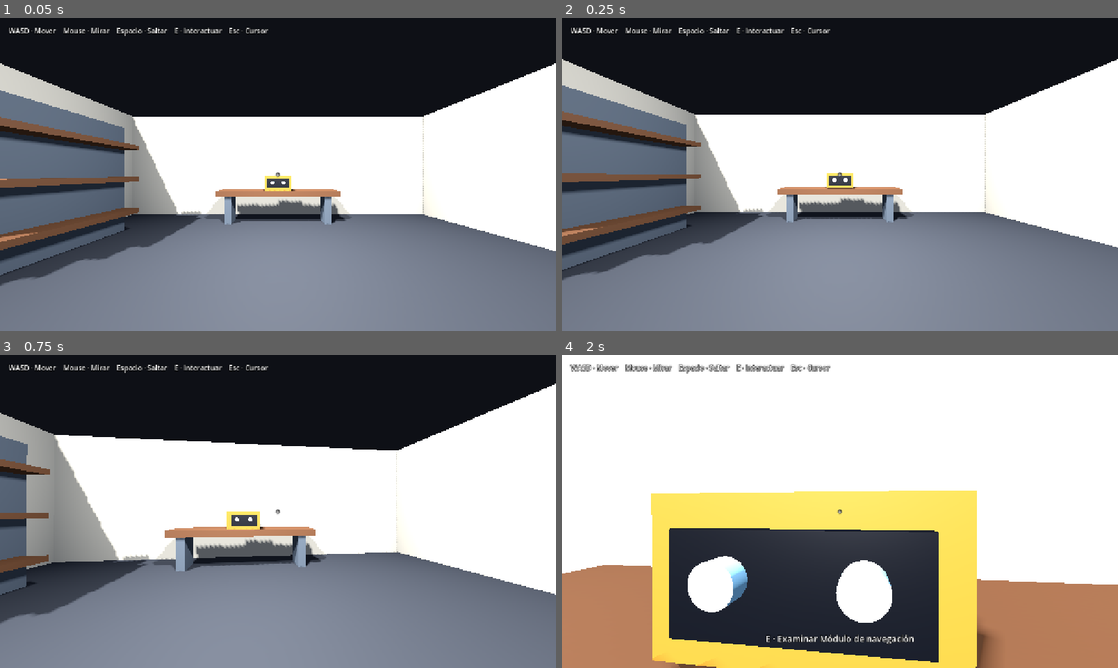
Above: before the commit, frames 1-4 (two rows, left to right).
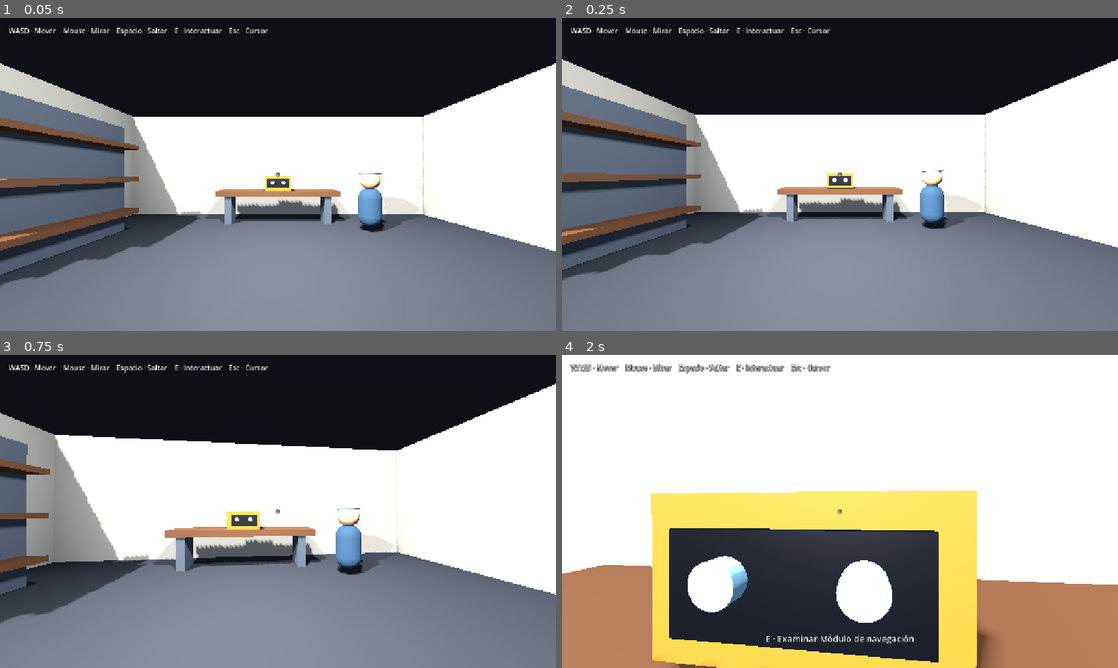
Above: after the commit, the same moments.

Repository: IDozy/starlightlegacy
Game: Godot game, scene res://scenes/main/main.tscn
Same seed, same stepped clock (60 frames per second), same inputs: the game is played once before the commit and once after it.
Inputs (mouse positions are in pixels of both pictures, inside the frame that each line leads up to):
- Up to frame 1 (0.05 s): no input
- Up to frame 2 (0.25 s): no input
- Up to frame 3 (0.75 s): tap Enter at 0.5 s; move the mouse to (305, 511) at 0.52 s; hold W from 0.53 s (still down); tap E at 0.6 s; click (305, 511) at 0.67 s
- Up to frame 4 (2 s): keep holding W; tap Space at 0.77, 1.52 s; move the mouse to (812, 511) at 1.27 s; tap Enter at 1.35 s

The runs differ from the first frame. In frame 1, 1.0% of the frame differs, in the area x 64-77%, y 49-69%; in frame 2, 1.0%; in frame 3, 1.2%, in the area x 60-72%, y 48-71%; in frame 4, nothing differs.

Commit message:
feat: place grandfather npc in workshop

Diff:
--- a/levels/workshop/workshop.gd
+++ b/levels/workshop/workshop.gd
@@ -1,6 +1,7 @@
 extends Node3D
 
 const INSPECTABLE_OBJECT := preload("res://systems/interaction/inspectable_object.tscn")
+const GRANDFATHER := preload("res://systems/dialogue/grandfather_placeholder.tscn")
 
 const FLOOR_COLOR := Color(0.19, 0.20, 0.22)
 const WALL_COLOR := Color(0.73, 0.70, 0.63)
@@ -72,6 +73,11 @@
 	prototype_device.position = Vector3(0.0, 1.35, -3.65)
 	add_child(prototype_device)
 
+	var grandfather := GRANDFATHER.instantiate()
+	grandfather.position = Vector3(2.7, 0.0, -2.6)
+	grandfather.rotation_degrees = Vector3(0.0, -28.0, 0.0)
+	add_child(grandfather)
+
 
 func _create_static_box(
 	box_name: String,
